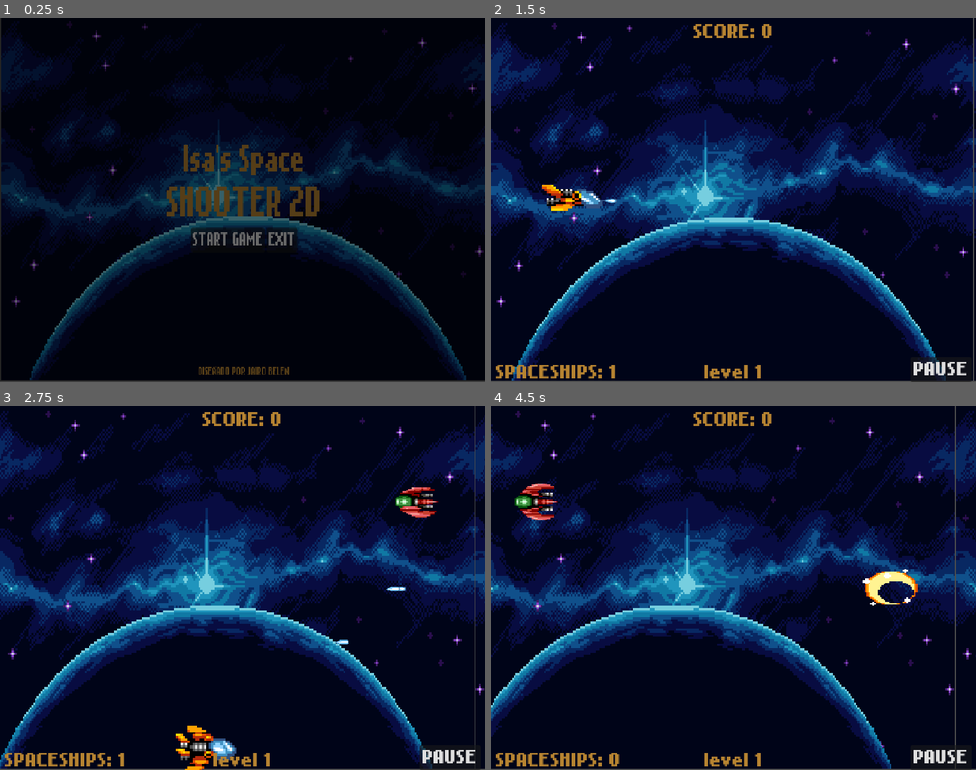
Above: before the commit, frames 1-4 (two rows, left to right).
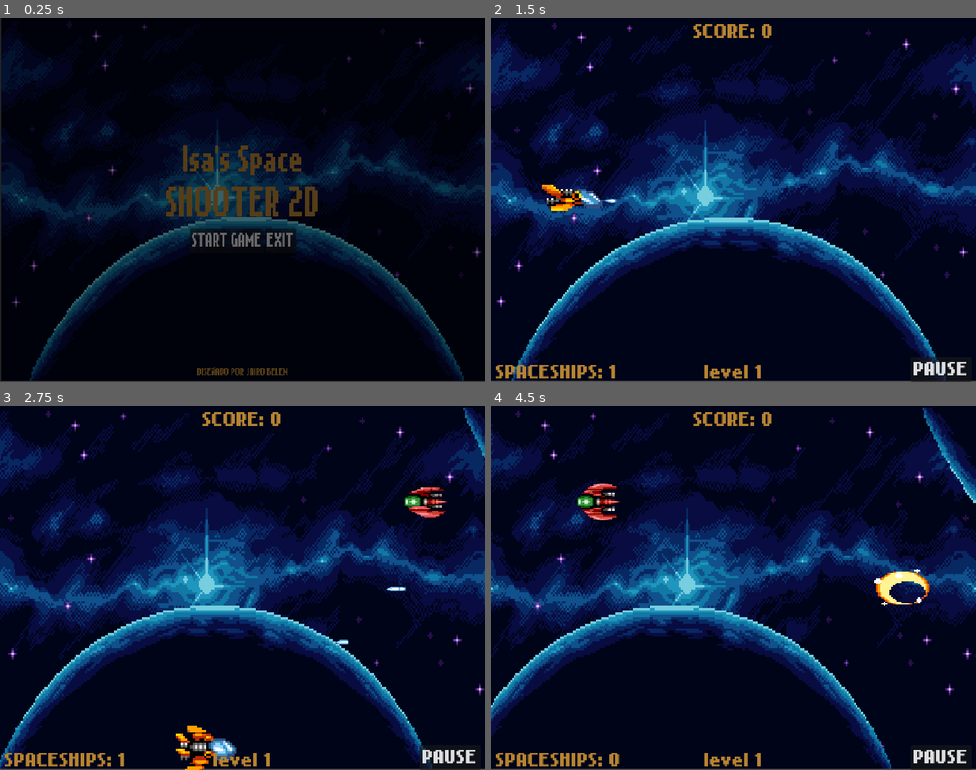
Above: after the commit, the same moments.

Repository: orial021/ShooterMix
Game: Godot game, scene res://Scenes/menu.tscn
Two runs of this game, one before a commit and one after it. Both use one fixed random seed, a clock stepped at 60 frames per second and the inputs below. Sound files missing from this copy of the repository are replaced by a short silence.
Inputs:
- Up to frame 1 (0.25 s): no input
- Up to frame 2 (1.5 s): click "START GAME" at 0.5 s; tap Enter (ui_accept) at 1.25 s; hold Right (ui_right) from 1.28 s (still down)
- Up to frame 3 (2.75 s): tap Enter (ui_accept) at 1.52, 2.27 s; release Right (ui_right) at 2.03 s; hold Down (ui_down) from 2.03 s (still down)
- Up to frame 4 (4.5 s): release Down (ui_down) at 2.78 s; hold Right (ui_right) 2.78-3.53 s; hold Up (ui_up) 3.53-4.28 s; tap Enter (ui_accept) at 3.77 s; hold Left (ui_left) from 4.28 s (still down)

The runs differ from the first frame. In frame 1, 2.9% of the frame differs, in the area x 0-100%, y 0-100%; in frame 2, 0.3%; in frame 3, 1.1%; in frame 4, 3.5%, in the area x 4-100%, y 0-100%.

Commit message:
fix (se arreglo el fondo de la escena de juego 2D)

Diff:
--- a/Scenes/gui.tscn
+++ b/Scenes/gui.tscn
@@ -105,8 +105,6 @@
 anchors_preset = 15
 anchor_right = 1.0
 anchor_bottom = 1.0
-offset_left = -1.0
-offset_right = -1.0
 grow_horizontal = 2
 grow_vertical = 2
 color = Color(0, 0, 0, 1)
--- a/Scenes/level.tscn
+++ b/Scenes/level.tscn
@@ -40,7 +40,7 @@
 [node name="Back" type="ParallaxBackground" parent="Background"]
 
 [node name="ParallaxLayer" type="ParallaxLayer" parent="Background/Back"]
-motion_mirroring = Vector2(640, 0)
+motion_mirroring = Vector2(638, 0)
 
 [node name="Sprite2D" type="Sprite2D" parent="Background/Back/ParallaxLayer"]
 position = Vector2(1, 0)
@@ -71,14 +71,14 @@
 [node name="Planet_2" type="ParallaxBackground" parent="Background"]
 
 [node name="ParallaxLayer" type="ParallaxLayer" parent="Background/Planet_2"]
-motion_mirroring = Vector2(640, 0)
+scale = Vector2(0.946519, 1.21793)
+motion_mirroring = Vector2(1280, 0)
 
 [node name="Sprite2D" type="Sprite2D" parent="Background/Planet_2/ParallaxLayer"]
-visible = false
-scale = Vector2(2.36321, 2.67102)
+position = Vector2(644.467, 1.64213)
+scale = Vector2(2.7327, 2.86319)
 texture = ExtResource("5_sj462")
 centered = false
-offset = Vector2(272, 0)
 flip_v = true
 
 [node name="PathSpawn" type="Path2D" parent="."]
--- a/Scenes/menu.tscn
+++ b/Scenes/menu.tscn
@@ -80,7 +80,7 @@
 offset_bottom = -2.0
 grow_horizontal = 2
 grow_vertical = 2
-scale = Vector2(0.786393, 1)
+scale = Vector2(0.782679, 1.00199)
 texture = ExtResource("3_7fk8w")
 
 [node name="MarginContainer" type="MarginContainer" parent="TextureRect"]
--- a/Scripts/enemy.gd
+++ b/Scripts/enemy.gd
@@ -1,11 +1,11 @@
 extends Node2D
 
-var SPEED : int = 210
+var SPEED : int
 
 @onready var explosion : bool = false
 
 func _ready() -> void:
-	SPEED = (GLOBAL.speed + GLOBAL.level) * 70
+	SPEED = (GLOBAL.speed + GLOBAL.level) * 60
 
 func _process(delta) -> void:
 	match explosion:
--- a/assets/scripts/enemy.gd
+++ b/assets/scripts/enemy.gd
@@ -9,7 +9,7 @@
 
 
 func _process(delta) ->void:
-	SPEED = GLOBAL.speed + GLOBAL.level
+	SPEED = GLOBAL.speed + GLOBAL.level*1.2
 	match explosion:
 		false: global_position.z += SPEED * delta
 
